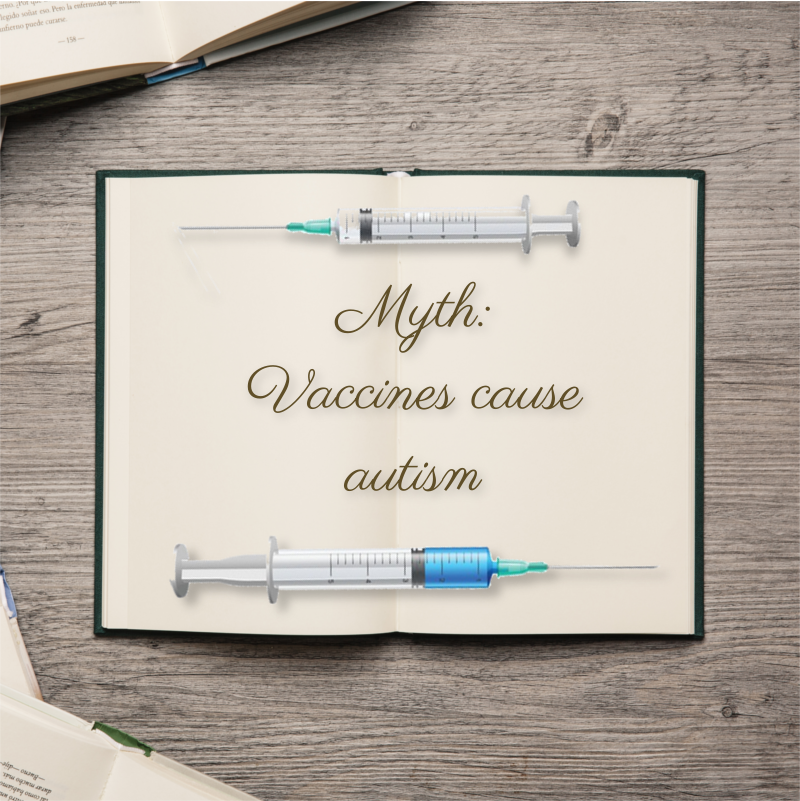
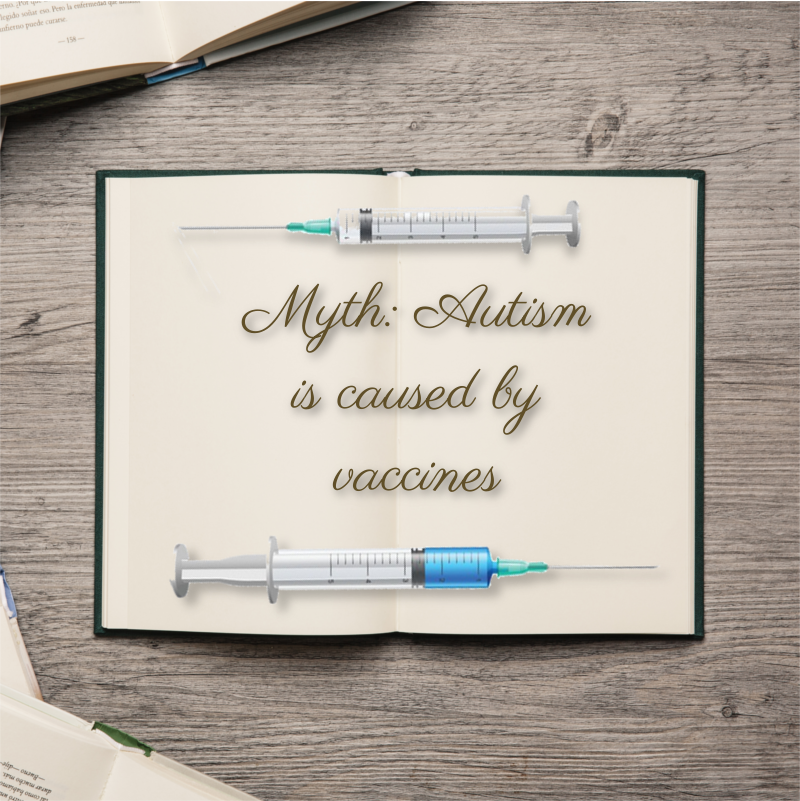
Revision of a layered 800 x 801 image; what changed, layer by layer:
renamed "Myth: Vaccines cause autism" to "Myth: Autism is caused by vacc...", painted on it over (x1=241, y1=281, x2=592, y2=492)
"Drop Shadow": opacity 25% → 60%, painted on it over (x1=237, y1=278, x2=601, y2=504)
